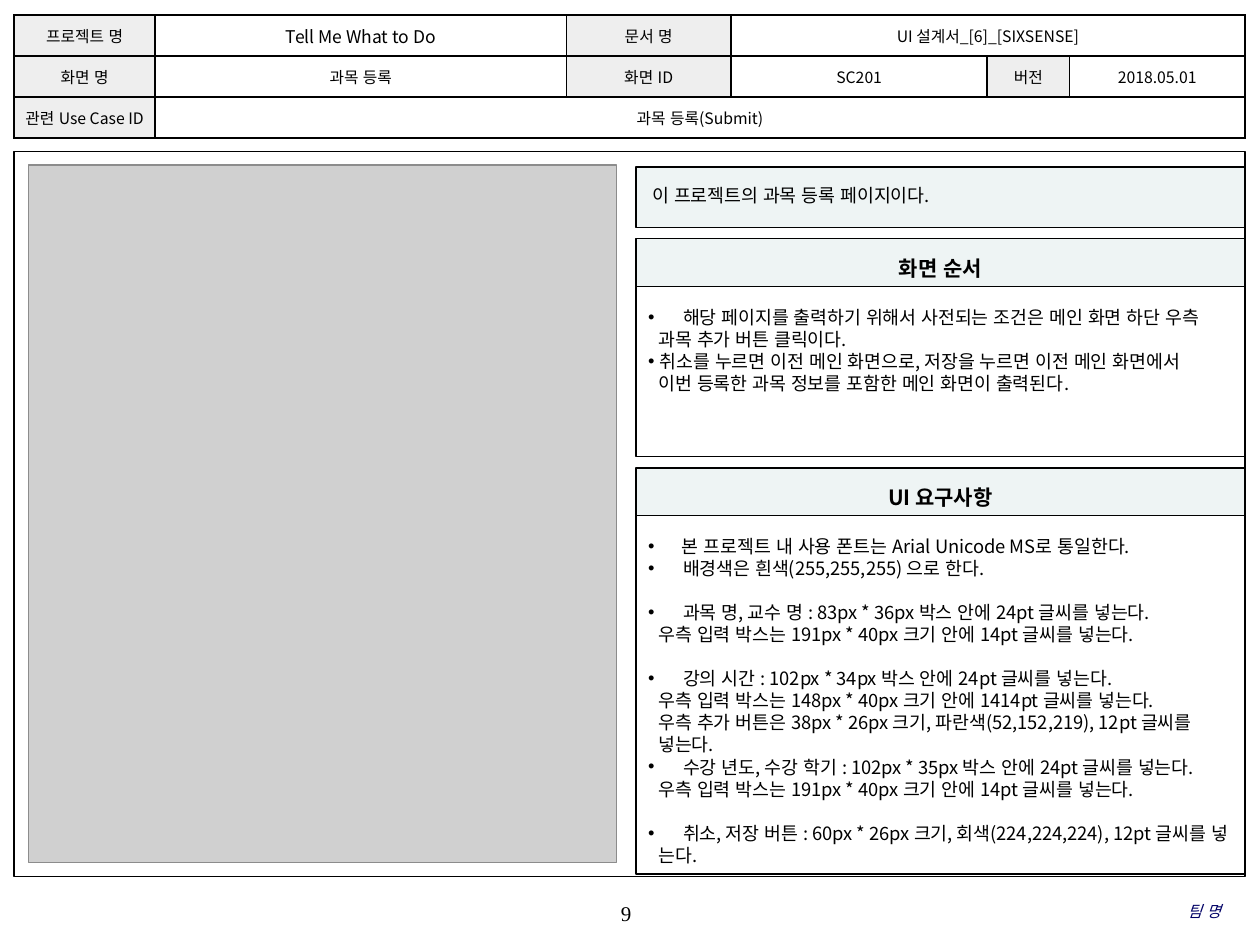
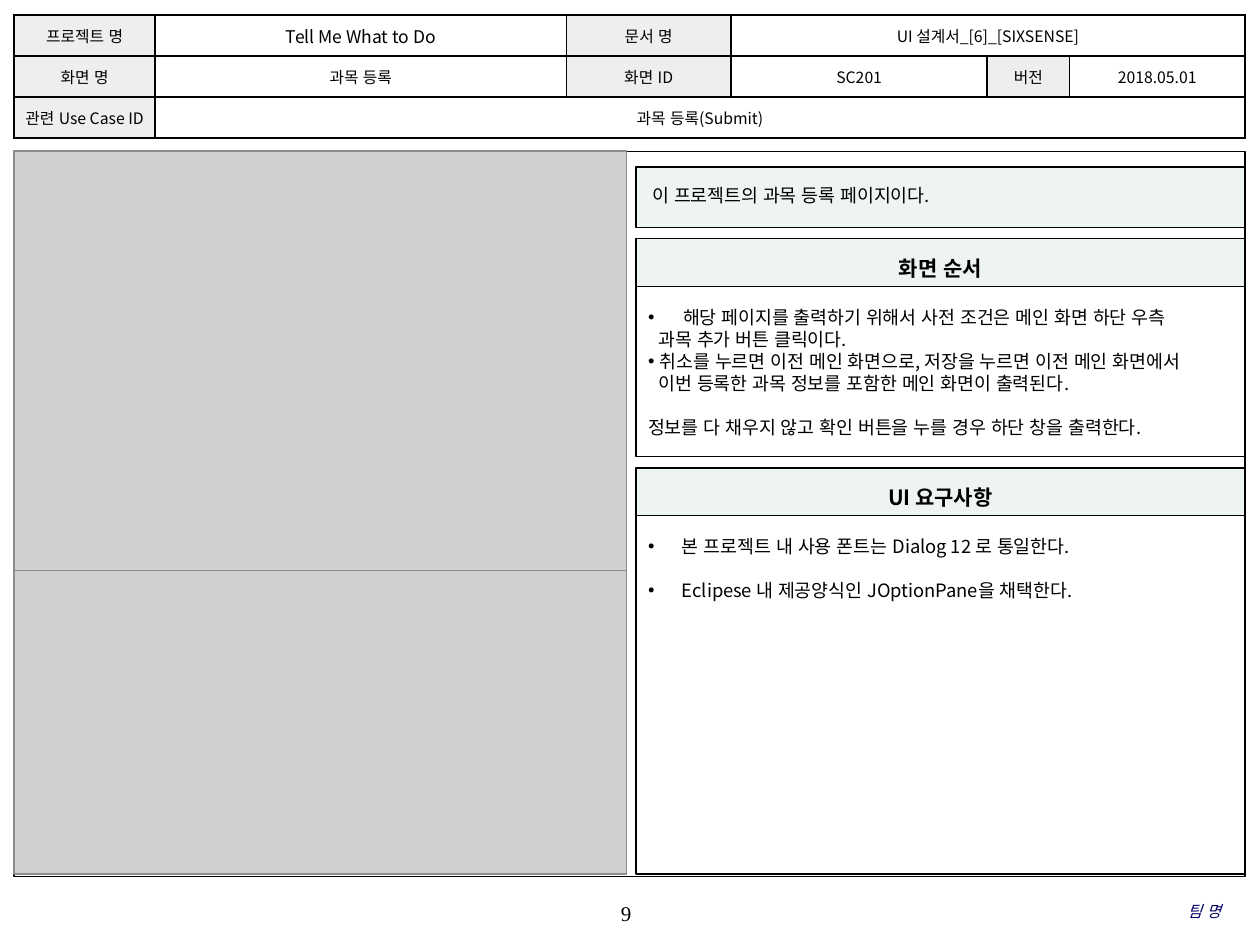
Before and after one commit to SMU-SE-Admin/18-1_6_SIXSENSE_Doc, a slide deck: slide 9 of 03 설계/UI 설계서_[6]_[SIXSENSE].pptx. Drawn at 1260x945 pixels with LibreOffice and Linux fonts; fonts in the diff are those of the drawing; grey boxes stand for pictures; background and template pictures are left out. Boxes give left, top, right and bottom in pixels: in the first picture for what was removed or moved away, otherwise in the second. Text is boxed around its words. In the diff, an @@ line names an element or a change of style, - is before the commit and + after.

```diff
--- a/03 설계/UI 설계서_[6]_[SIXSENSE].pptx
+++ b/03 설계/UI 설계서_[6]_[SIXSENSE].pptx
@@ picture: place and size @@
-picture at <box>29,165,616,863</box>
+picture at <box>14,151,626,571</box>
@@ text in rectangle at <box>683,308,1166,326</box>: text changed @@
-• 해당 페이지를 출력하기 위해서 사전되는 조건은 메인 화면 하단 우측
+• 해당 페이지를 출력하기 위해서 사전 조건은 메인 화면 하단 우측
@@ text in rectangle at <box>648,418,1141,436</box>: paragraph added @@
+정보를 다 채우지 않고 확인 버튼을 누를 경우 하단 창을 출력한다.
@@ text in rectangle at <box>682,537,1072,602</box>: text changed @@
-• 본 프로젝트 내 사용 폰트는 Arial Unicode MS로 통일한다.
-• 배경색은 흰색(255,255,255) 으로 한다.
-• 과목 명, 교수 명 : 83px * 36px 박스 안에 24pt 글씨를 넣는다.
-우측 입력 박스는 191px * 40px 크기 안에 14pt 글씨를 넣는다.
-• 강의 시간 : 102px * 34px 박스 안에 24pt 글씨를 넣는다.
-우측 입력 박스는 148px * 40px 크기 안에 1414pt 글씨를 넣는다.
-우측 추가 버튼은 38px * 26px 크기, 파란색(52,152,219), 12pt 글씨를
-넣는다.
-• 수강 년도, 수강 학기 : 102px * 35px 박스 안에 24pt 글씨를 넣는다.
-우측 입력 박스는 191px * 40px 크기 안에 14pt 글씨를 넣는다.
-• 취소, 저장 버튼 : 60px * 26px 크기, 회색(224,224,224), 12pt 글씨를 넣
-는다.
+• 본 프로젝트 내 사용 폰트는 Dialog 12 로 통일한다.
+• Eclipese 내 제공양식인 JOptionPane을 채택한다.
@@ picture added at <box>14,571,626,874</box> @@
```
Also in this commit, not shown: 18 other slides changed, 4 slides added.
